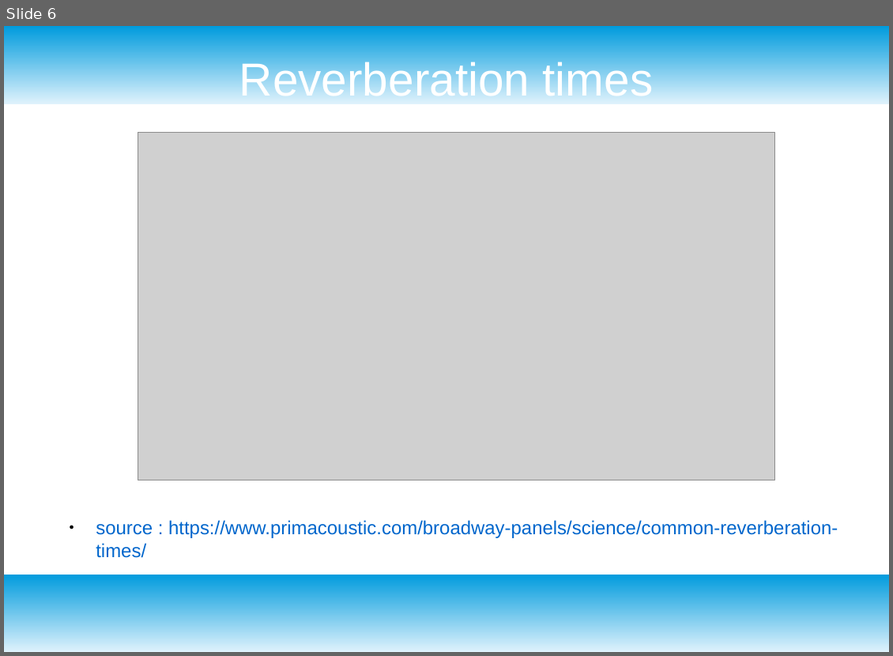
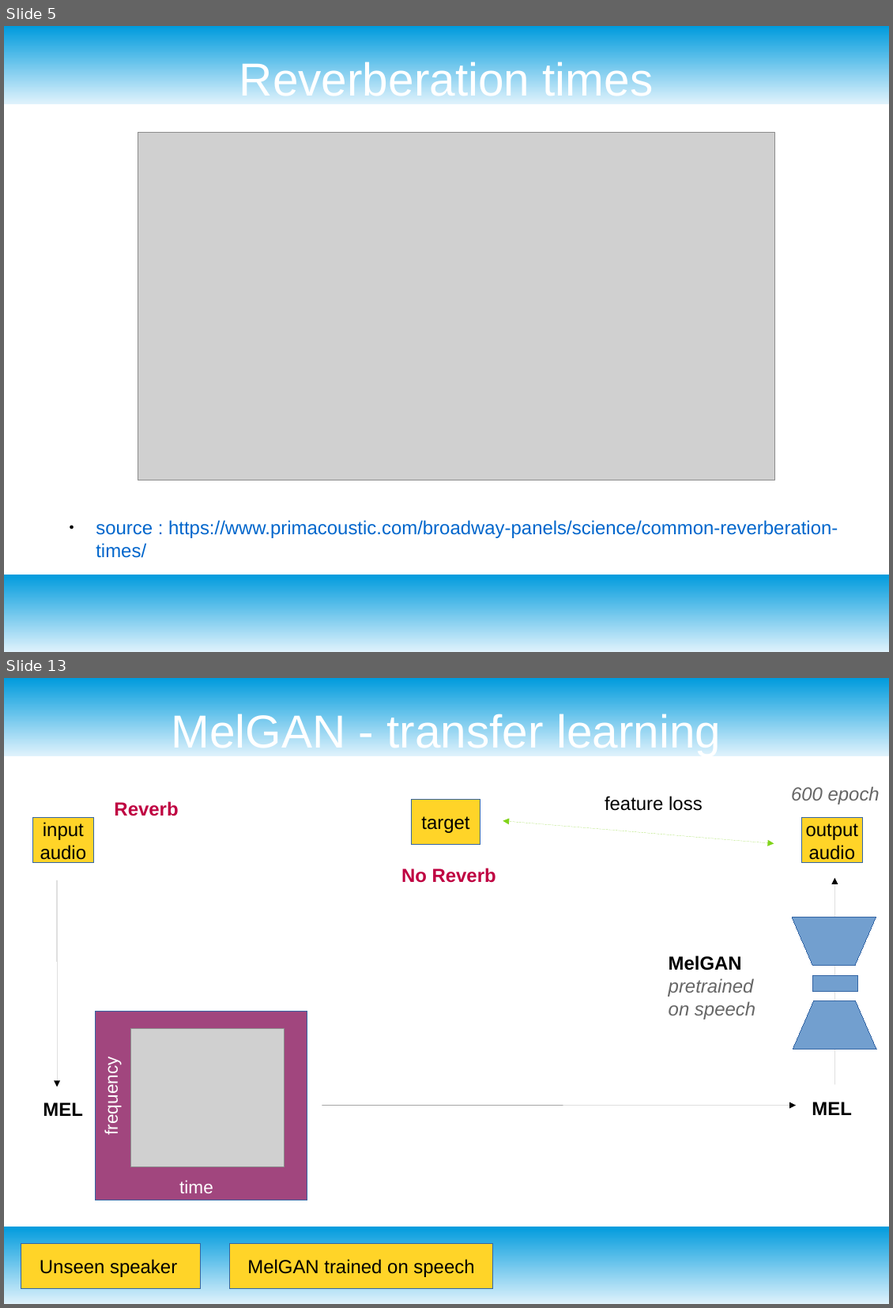
Before and after one commit to jakobatgithub/unreverb, a slide deck: project_presentation.odp. Shown one above the other, each under a label of ours: slide 6 before the commit, slides 5 and 13 after it; the slides between them are not shown. The pictures are 893x656 and 893x1308 pixels, drawn with LibreOffice and Linux fonts; fonts in the diff are those of the drawing; grey boxes stand for pictures. Boxes give left, top, right and bottom in pixels: in the first picture for what was removed or moved away, otherwise in the second. Text is boxed around its words. In the diff, an @@ line names an element or a change of style, - is before the commit and + after.

```diff
--- a/project_presentation.odp
+++ b/project_presentation.odp
@@ slide 13 added at (4, 678, 889, 1304), background #FFFFFF; not listed: 2 template elements that a slide beside it also shows @@
@@ title added at (171, 710, 721, 755), 44 pt, text #FFFFFF @@
+MelGAN - transfer learning
@@ text added at (604, 796, 702, 811), 18 pt, text #000000 @@
+feature loss
@@ text added at (791, 786, 879, 804), 18 pt, text #666666, italic @@
+600 epoch
@@ group added at (32, 817, 862, 1116): 2 texts, 2 arrows, 2 rectangles @@
+MEL
+MEL
+output
+audio
+input
+audio
@@ text added at (114, 801, 178, 816), 18 pt, text #BF0041, bold @@
+Reverb
@@ rectangle added at (412, 799, 480, 845), fill #FFD428, outline #3465A4 0 pt, 18 pt, text #000000 @@
+target
@@ double arrow added from (773, 844) to (502, 821), #81D41A 0 pt dashed @@
@@ text added at (401, 868, 496, 883), 18 pt, text #BF0041, bold @@
+No Reverb
@@ freeform shape added at (792, 917, 876, 966), fill #729FCF, outline #3465A4 0 pt @@
@@ text added at (668, 955, 755, 1019), 18 pt, text #666666, italic @@
+MelGAN
+pretrained
+on speech
@@ rectangle added at (812, 976, 858, 992), fill #729FCF, outline #3465A4 0 pt @@
@@ freeform shape added at (792, 1000, 877, 1049), fill #729FCF, outline #3465A4 0 pt @@
@@ rectangle added at (95, 1011, 307, 1200), fill #A1467E, outline #3465A4 0 pt @@
@@ group added at (101, 1029, 284, 1193): 2 pictures, 2 texts @@
+time
+frequency
@@ arrow added from (322, 1105) to (796, 1105), #000000 0 pt @@
@@ rectangle added at (21, 1243, 201, 1288), fill #FFD428, outline #3465A4 0 pt, 18 pt, text #000000 @@
+Unseen speaker
@@ rectangle added at (230, 1243, 493, 1288), fill #FFD428, outline #3465A4 0 pt, 18 pt, text #000000 @@
+MelGAN trained on speech
@@ what was slide 6 is now slide 5 @@
```
Also in this commit, not shown: 3 slides changed, 7 other slides added, 1 slide removed, 2 other files.
